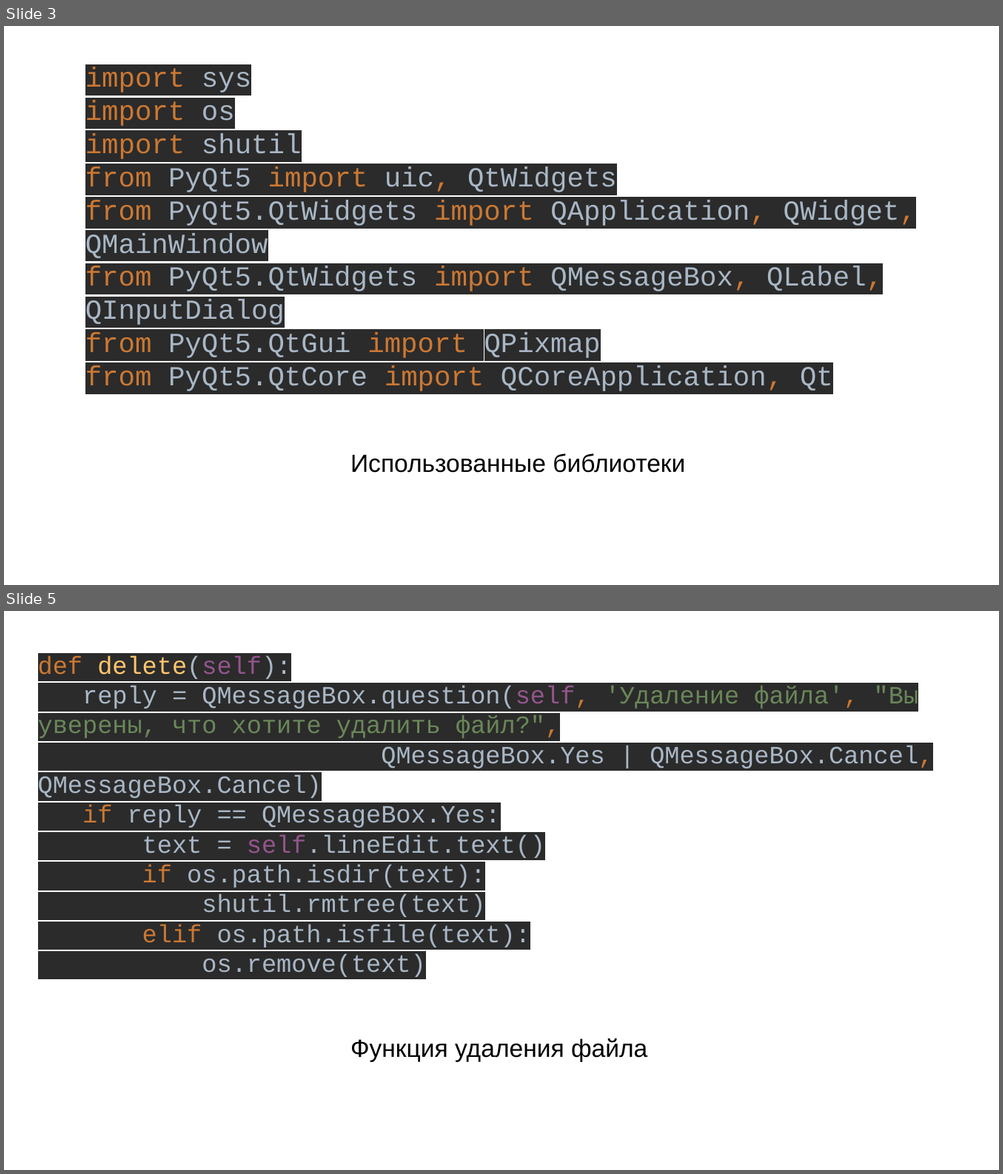
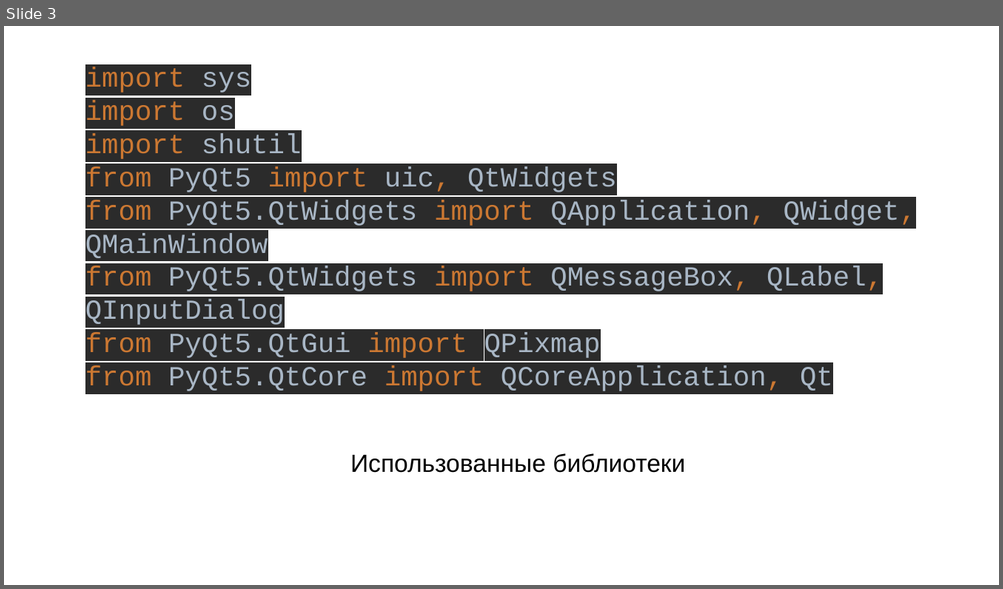
Before and after one commit to lllRusLiklll/FileManeger, a slide deck: Презентация.pptx. Shown one above the other, each under a label of ours: slides 3 and 5 before the commit, slide 3 after it; the slides between them are not shown. The pictures are 1003x1174 and 1003x589 pixels, drawn with LibreOffice and Linux fonts; fonts in the diff are those of the drawing. Boxes give left, top, right and bottom in pixels: in the first picture for what was removed or moved away, otherwise in the second. Text is boxed around its words. In the diff, an @@ line names an element or a change of style, - is before the commit and + after.

```diff
--- a/Презентация.pptx
+++ b/Презентация.pptx
@@ slide 5 removed at (x1=4, y1=611, x2=999, y2=1170), background #FFFFFF @@
@@ text removed at (x1=38, y1=655, x2=933, y2=977) @@
-def delete(self):
-reply = QMessageBox.question(self, 'Удаление файла', "Вы уверены, что хотите удалить файл?",
-QMessageBox.Yes | QMessageBox.Cancel, QMessageBox.Cancel)
-if reply == QMessageBox.Yes:
-text = self.lineEdit.text()
-if os.path.isdir(text):
-shutil.rmtree(text)
-elif os.path.isfile(text):
-os.remove(text)
@@ text removed at (x1=350, y1=1039, x2=647, y2=1062) @@
-Функция удаления файла
```
Also in this commit, not shown: 5 slides added, 4 other slides removed, 3 other files.
